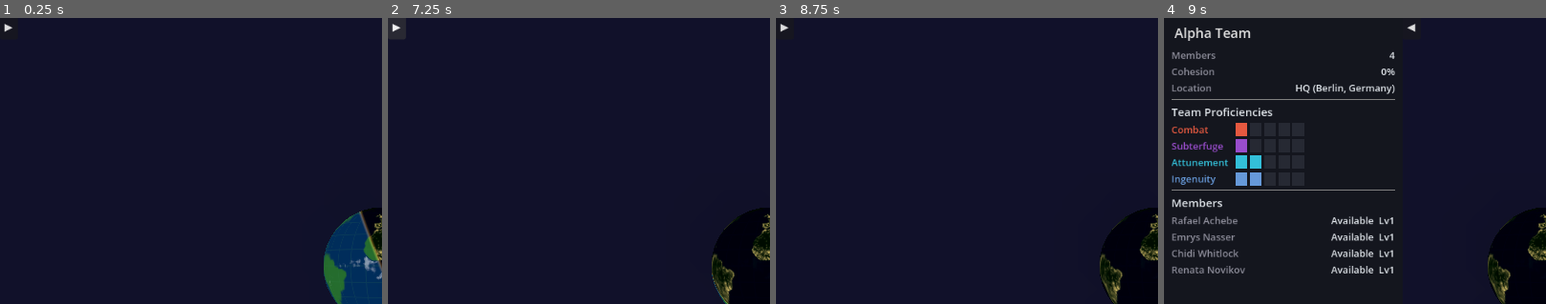
Above: before the commit, frames 1-4 (left to right).
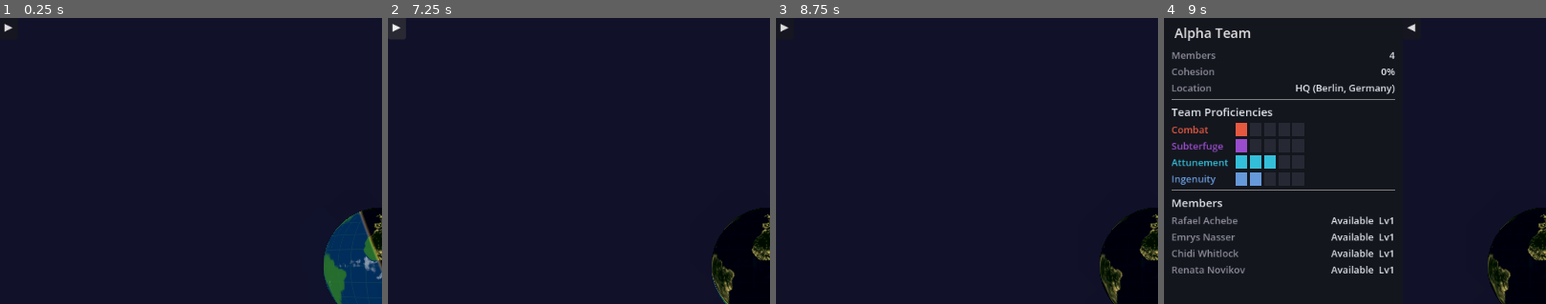
Above: after the commit, the same moments.

Repository: TehT/Merge
Game: Godot game, scene res://scenes/Main.tscn
Two runs of this game, one before a commit and one after it. Both use one fixed random seed, a clock stepped at 60 frames per second and the inputs below.
Inputs:
- Up to frame 1 (0.25 s): no input
- Up to frame 2 (7.25 s): click "+ New Squad" at 0.5 s; click "+ New Squad" at 1.25 s; click "⏸" at 2 s; click "▶" at 2.75 s; click "1x" at 3.5 s; click "2x" at 4.25 s; click "4x" at 5 s; click "▶" at 5.75 s; click "◀" at 6.5 s
- Up to frame 3 (8.75 s): click "▼" at 7.25 s; click "▶" at 8 s
- Up to frame 4 (9 s): click "Alpha Team — Cohesion 0% (4)" at 8.75 s
The pictures show only the part of the screen within x 0-50%, y 7-57%; the shares and areas given below are measured in that part.

Frames 1-3 are identical in both runs. In frame 4, 0.1% of the frame differs, in the area x 26-30%, y 48-53%.

Commit message:
Experiment: pool team skills before computing proficiency, not after
compute_team_ranks() used to compute each member's proficiency
independently and take the best across the team. Now every member's raw
skills are pooled into one shared pile per proficiency category first,
and rank aggregation runs once over the pool — so two agents who each
have one rank-2 Combat skill (proficiency rank 2 apiece alone) combine
into proficiency rank 3 as a team, since the aggregation sees "two
rank-2 skills" rather than two separate one-skill agents.

Flows automatically into mission suitability (compute_team_suitability)
and the squad sheet's Team Proficiencies display, since both already
call through compute_team_ranks() — no other call sites changed. A solo
agent's team-ranks are unchanged, since pooling a single member's skills
is a no-op.

Verified headlessly: solo case matches get_proficiency_ranks() exactly,
two agents with matching rank-2 skills pool to rank 3 as predicted, and
unrelated proficiency categories stay untouched.

Flagged as experimental in the doc comment — pooling scales with team
size and category headcount, so a full team of same-proficiency
specialists could climb ranks fast. Worth playtesting before deciding
whether it needs a dampener; no balance changes made beyond the model
swap itself.

Co-Authored-By: Claude Sonnet 5 <noreply@anthropic.com>

Diff:
--- a/scripts/managers/mission_resolver.gd
+++ b/scripts/managers/mission_resolver.gd
@@ -27,21 +27,31 @@
 	return coverage_sum / float(req_count)
 
 
-## Best proficiency ranks across all members — the team's combined rank
-## in each proficiency is the highest individual rank among its members.
-## Works the same for a solo agent (a 1-member array reduces to that
-## agent's own ranks). Pass active_tags (typically the event's own tags)
-## to recalculate each member's ranks under that context first — see
+## EXPERIMENTAL "teamwork" model: instead of each member's proficiency
+## being computed independently and the team taking the best of those,
+## every member's skills are pooled into one shared pile per proficiency
+## category *before* rank aggregation runs — so a team can reach a
+## proficiency rank none of its members could hit alone (two agents each
+## with one rank-2 Combat skill don't just have "one rank-2 Combat skill
+## twice," they collectively look like one agent with two rank-2 Combat
+## skills, which is enough to qualify for rank 3). Reduces to a solo
+## agent's own get_proficiency_ranks() for a 1-member team, since pooling
+## one member's skills changes nothing. Pass active_tags (typically the
+## event's own tags) to recalculate under that context — see
 ## SkillHandler.compute_effective_rank.
 static func compute_team_ranks(members: Array[AgentData],
 		active_tags: PackedStringArray = PackedStringArray()) -> Dictionary:
-	var best := SkillHandler.empty_rank_dict()
+	var pooled_skills: Dictionary = {}
+	for key: String in SkillData.PROFICIENCY_KEYS:
+		pooled_skills[key] = [] as Array[SkillData]
 	for m: AgentData in members:
-		var ranks := m.get_proficiency_ranks(active_tags)
-		for key: String in SkillData.PROFICIENCY_KEYS:
-			if ranks[key] > best[key]:
-				best[key] = ranks[key]
-	return best
+		for skill: SkillData in m.skills:
+			pooled_skills[skill.get_proficiency_key()].append(skill)
+
+	var ranks := SkillHandler.empty_rank_dict()
+	for key: String in SkillData.PROFICIENCY_KEYS:
+		ranks[key] = SkillHandler.compute_proficiency_rank(pooled_skills[key], active_tags)
+	return ranks
 
 
 static func compute_team_suitability(event: EventData, members: Array[AgentData]) -> float:
